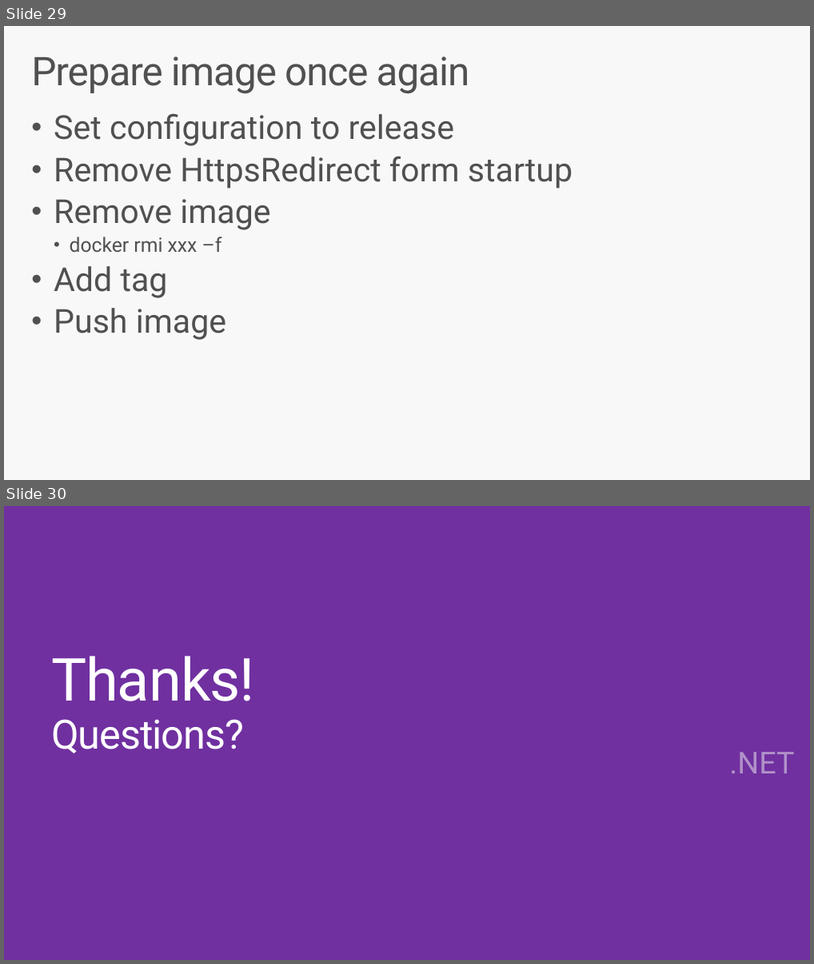
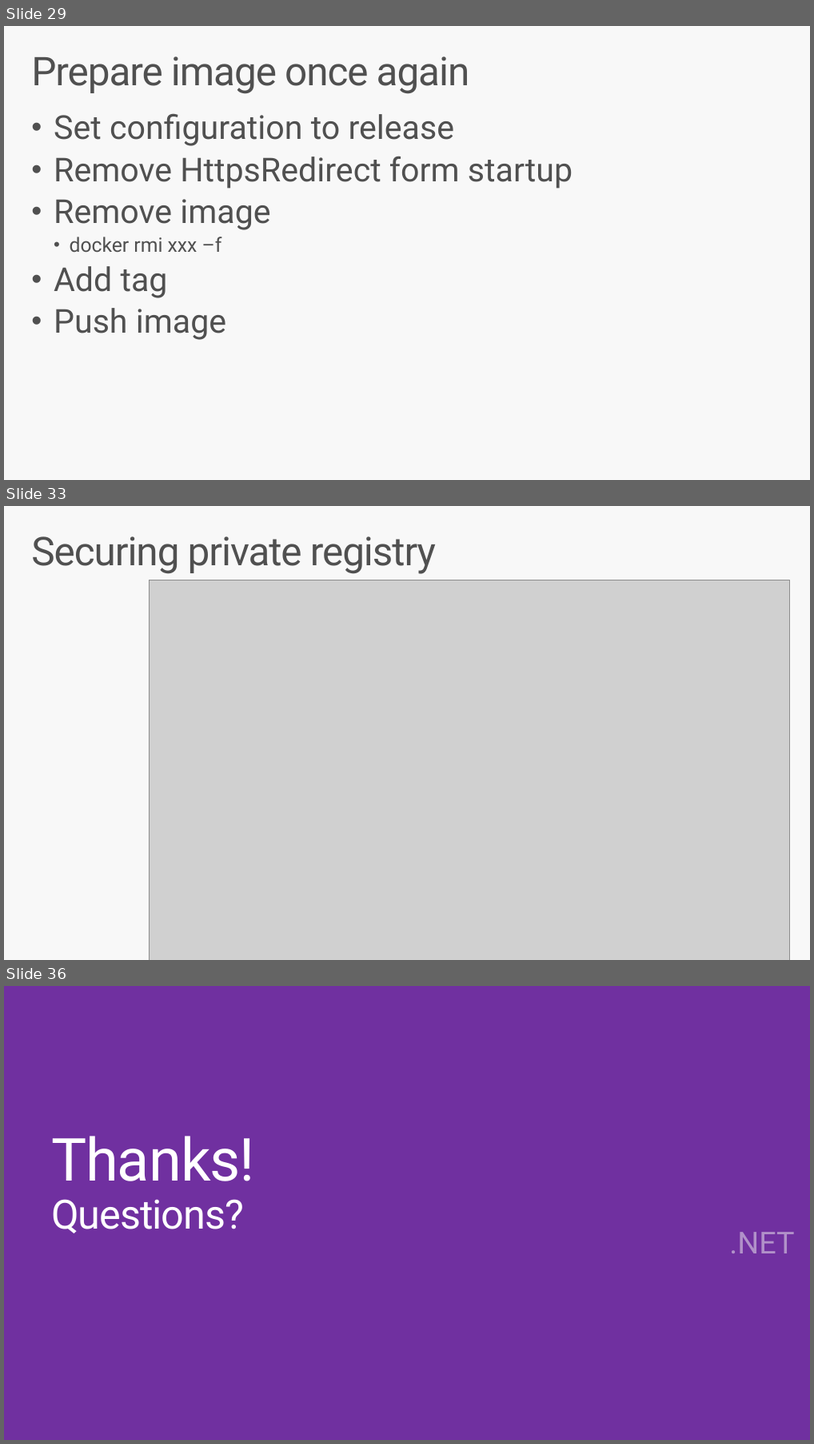
Before and after one commit to jlamch/.net-core, a slide deck: 5.workshop2.pptx. Shown one above the other, each under a label of ours: slides 29 and 30 before the commit, slides 29, 33 and 36 after it; the slides between them are not shown. The pictures are 814x964 and 814x1444 pixels, drawn with LibreOffice and Linux fonts; fonts in the diff are those of the drawing; grey boxes stand for pictures; background and template pictures are left out. Boxes give left, top, right and bottom in pixels: in the first picture for what was removed or moved away, otherwise in the second. Text is boxed around its words. In the diff, an @@ line names an element or a change of style, - is before the commit and + after.

```diff
--- a/5.workshop2.pptx
+++ b/5.workshop2.pptx
@@ slide 33 added at [4, 506, 810, 960], background #F8F8F8 @@
@@ title added at [31, 536, 436, 574], 47 pt, text #505050 @@
+Securing private registry
@@ picture added at [149, 580, 790, 960] @@
@@ what was slide 30 is now slide 36 @@
```
Also in this commit, not shown: 5 other slides added.
